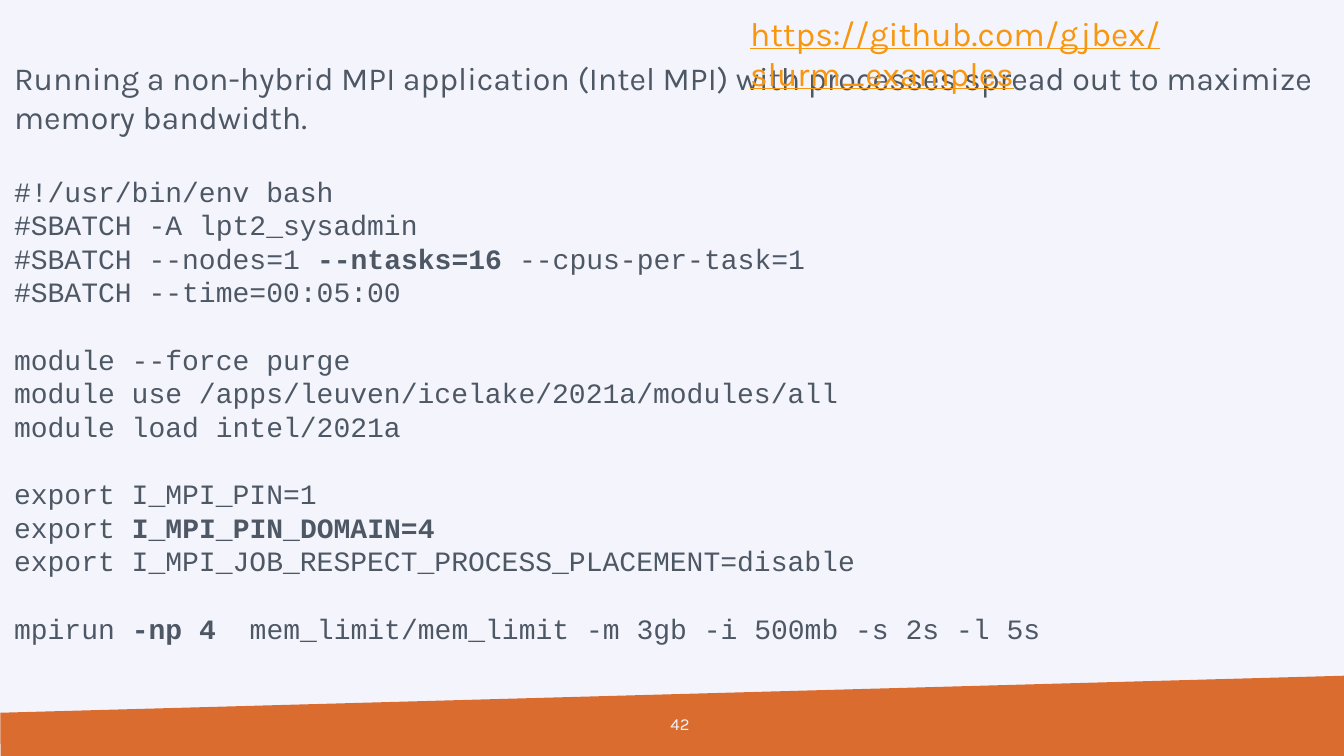
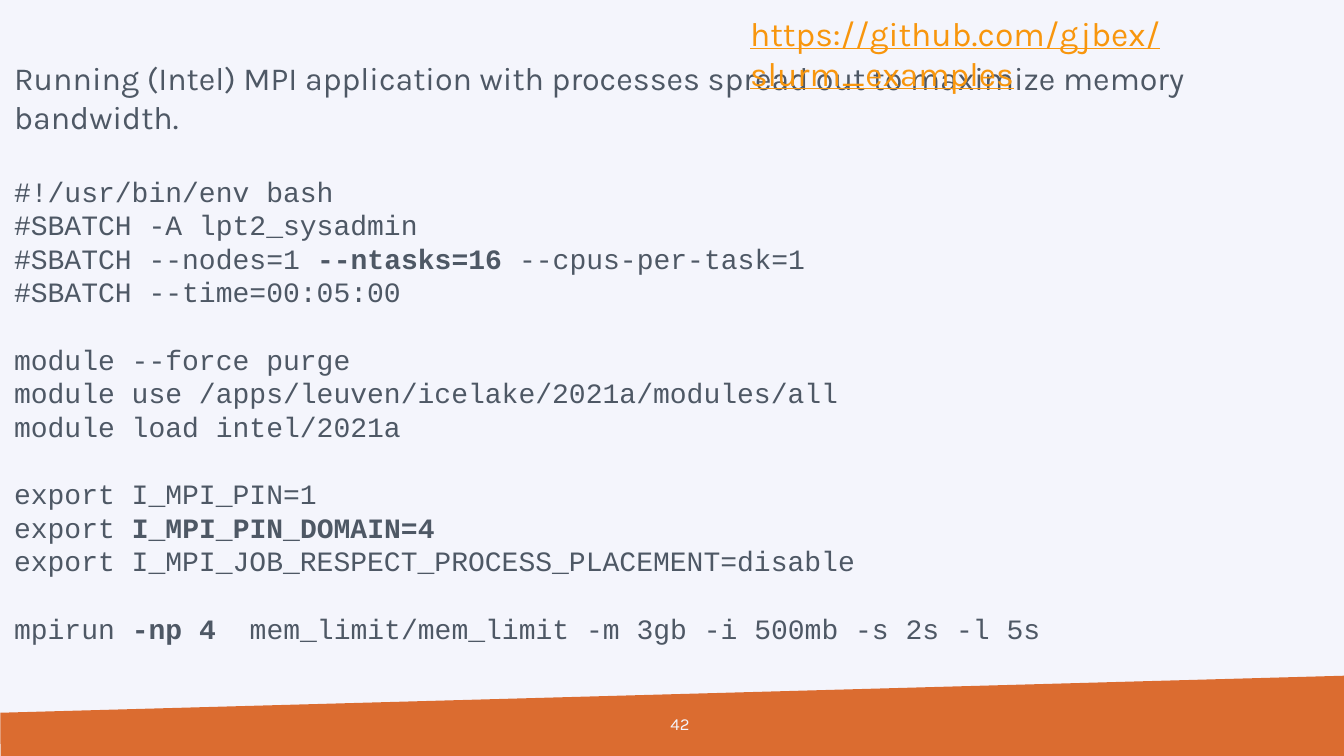
Before and after one commit to hpcleuven/Slurm-lunchbox, a slide deck: slide 42 of Slurm_Lunchbox.pptx. Drawn at 1344x756 pixels with LibreOffice and Linux fonts; fonts in the diff are those of the drawing; background and template pictures are left out. Boxes give left, top, right and bottom in pixels: in the first picture for what was removed or moved away, otherwise in the second. Text is boxed around its words. In the diff, an @@ line names an element or a change of style, - is before the commit and + after.

```diff
--- a/Slurm_Lunchbox.pptx
+++ b/Slurm_Lunchbox.pptx
@@ text at [14,63,1184,130]: text changed @@
-Running a non-hybrid MPI application (Intel MPI) with processes spread out to maximize memory bandwidth.
+Running (Intel) MPI application with processes spread out to maximize memory bandwidth.
```
Also in this commit, not shown: 5 other slides changed.
